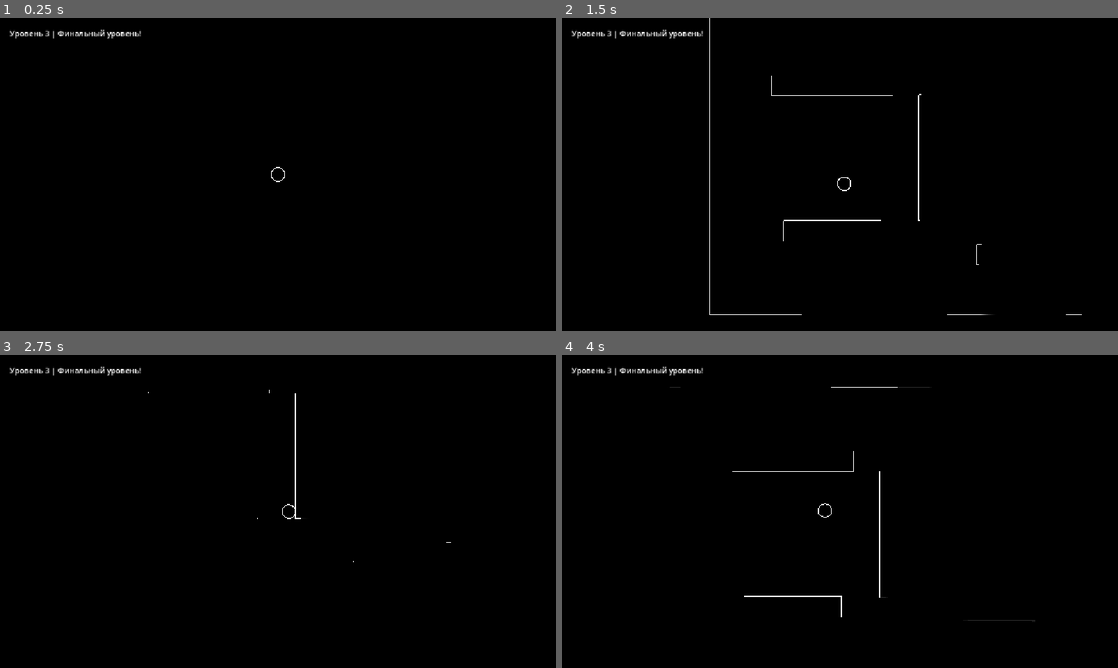
Above: before the commit, frames 1-4 (two rows, left to right).
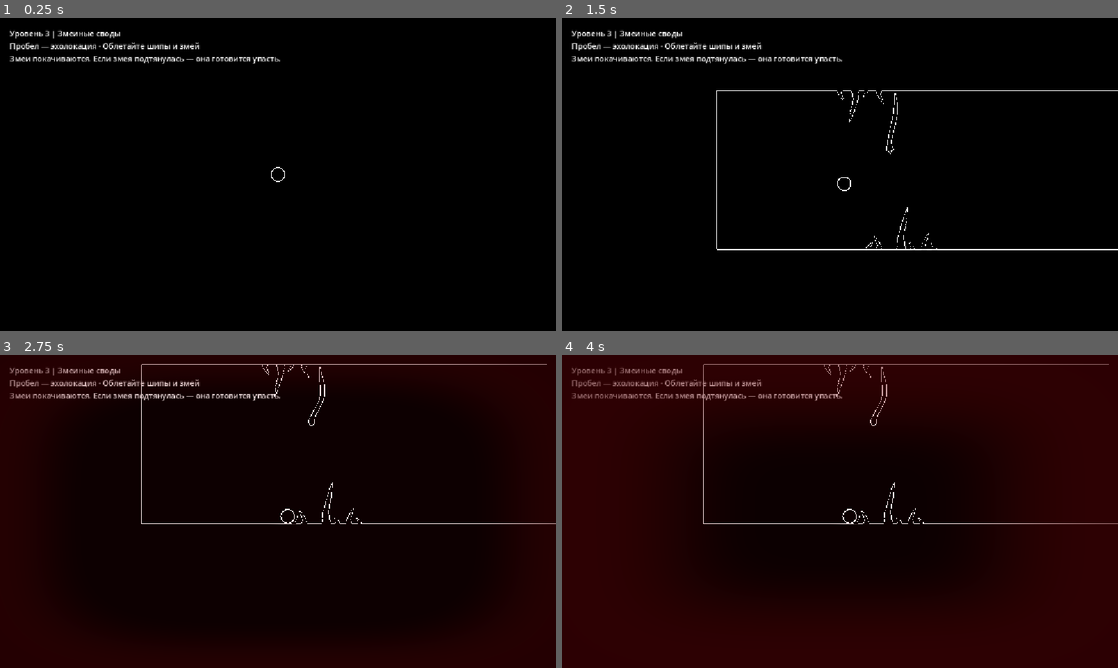
Above: after the commit, the same moments.

Repository: zhivushko/I-m_a_Bat
Game: Godot game, scene res://scenes/level/level_3.tscn
The game is run twice, just before and just after one commit, with the same random seed, the same clock (stepped at 60 frames per second) and the same inputs. This scene is started directly instead of the project's main scene.
Inputs:
- Up to frame 1 (0.25 s): no input
- Up to frame 2 (1.5 s): tap Enter (ui_accept) at 0.5, 0.77, 1.07 s; hold Right (ui_right) 0.53-1.28 s; hold Space 0.53-1.28 s; hold Down (ui_down) from 1.28 s (still down); tap Space at 1.35 s
- Up to frame 3 (2.75 s): tap Enter (ui_accept) at 1.52, 1.82 s; release Down (ui_down) at 2.03 s; hold Right (ui_right) from 2.03 s (still down); hold Space from 2.03 s (still down)
- Up to frame 4 (4 s): release Right (ui_right) at 2.78 s; release Space at 2.78 s; hold Up (ui_up) 2.78-3.53 s; tap Space at 2.85 s; tap Enter (ui_accept) at 3.02, 3.32, 3.77 s; hold Left (ui_left) from 3.53 s (still down); hold Space from 3.53 s (still down)

The runs differ from the first frame. In frame 1, 1.2% of the frame differs, in the area x 1-51%, y 3-15%; in frame 2, 2.3%; in frame 3, 36%; in frame 4, 75%, in the area x 0-100%, y 0-100%.

Commit message:
feat: add hanging snakes and a distinct cave layout to level three

Diff:
--- a/scenes/level/level_3.tscn
+++ b/scenes/level/level_3.tscn
@@ -4,6 +4,10 @@
 [ext_resource type="PackedScene" uid="uid://13n2vsfqwo72" path="res://scenes/player/Player.tscn" id="2_player"]
 [ext_resource type="PackedScene" path="res://scenes/world/LevelExit.tscn" id="3_exit"]
 [ext_resource type="AudioStream" uid="uid://crm2n880xhy36" path="res://assets/sounds/Gul.ogg" id="4_ss58e"]
+[ext_resource type="PackedScene" path="res://scenes/world/Wall.tscn" id="5_wall"]
+[ext_resource type="PackedScene" path="res://scenes/world/Spike.tscn" id="6_spike"]
+[ext_resource type="PackedScene" path="res://scenes/world/HangingSnake.tscn" id="7_snake"]
+[ext_resource type="PackedScene" path="res://scenes/fx/SoundPoint.tscn" id="8_sound"]
 
 [node name="Level3" type="Node2D" unique_id=880002118]
 script = ExtResource("1_main")
@@ -21,11 +25,213 @@
 
 [node name="Walls" type="Node2D" parent="." unique_id=903959270]
 
+
+[node name="TopBoundary" parent="Walls" instance=ExtResource("5_wall")]
+position = Vector2(880, 30)
+polygon_points = PackedVector2Array(-880, -30, 880, -30, 880, 30, -880, 30)
+
+[node name="BottomBoundary" parent="Walls" instance=ExtResource("5_wall")]
+position = Vector2(880, 1010)
+polygon_points = PackedVector2Array(-880, -30, 880, -30, 880, 30, -880, 30)
+
+[node name="LeftBoundary" parent="Walls" instance=ExtResource("5_wall")]
+position = Vector2(30, 520)
+polygon_points = PackedVector2Array(-30, -520, 30, -520, 30, 520, -30, 520)
+
+[node name="RightBoundary" parent="Walls" instance=ExtResource("5_wall")]
+position = Vector2(1730, 520)
+polygon_points = PackedVector2Array(-30, -520, 30, -520, 30, 520, -30, 520)
+
+[node name="LowerShelf" parent="Walls" instance=ExtResource("5_wall")]
+position = Vector2(480, 625)
+polygon_points = PackedVector2Array(-420, -25, 420, -25, 420, 25, -420, 25)
+
+[node name="UpperShelf" parent="Walls" instance=ExtResource("5_wall")]
+position = Vector2(1200, 345)
+polygon_points = PackedVector2Array(-500, -25, 500, -25, 500, 25, -500, 25)
+
+[node name="LowerFloorBud1" parent="Walls" instance=ExtResource("6_spike")]
+position = Vector2(376, 980)
+rotation = 0
+scale = Vector2(0.6, 0.17)
+
+[node name="LowerFloorSmall1" parent="Walls" instance=ExtResource("6_spike")]
+position = Vector2(397, 980)
+rotation = 0
+scale = Vector2(-0.7, 0.3)
+
+[node name="LowerFloorLong" parent="Walls" instance=ExtResource("6_spike")]
+position = Vector2(443, 980)
+rotation = 0
+scale = Vector2(1, 0.95)
+
+[node name="LowerFloorBud2" parent="Walls" instance=ExtResource("6_spike")]
+position = Vector2(466, 980)
+rotation = 0
+scale = Vector2(-0.55, 0.19)
+
+[node name="LowerFloorSmall2" parent="Walls" instance=ExtResource("6_spike")]
+position = Vector2(490, 980)
+rotation = 0
+scale = Vector2(0.7, 0.36)
+
+[node name="LowerFloorBud3" parent="Walls" instance=ExtResource("6_spike")]
+position = Vector2(512, 980)
+rotation = 0
+scale = Vector2(-0.5, 0.14)
+
+[node name="LowerRoofSmall1" parent="Walls" instance=ExtResource("6_spike")]
+position = Vector2(316, 650)
+rotation = 3.1415927
+scale = Vector2(-0.65, 0.24)
+
+[node name="LowerRoofLong" parent="Walls" instance=ExtResource("6_spike")]
+position = Vector2(348, 650)
+rotation = 3.1415927
+scale = Vector2(0.9, 0.72)
+
+[node name="LowerRoofBud" parent="Walls" instance=ExtResource("6_spike")]
+position = Vector2(371, 650)
+rotation = 3.1415927
+scale = Vector2(0.5, 0.16)
+
+[node name="LowerRoofSmall2" parent="Walls" instance=ExtResource("6_spike")]
+position = Vector2(397, 650)
+rotation = 3.1415927
+scale = Vector2(-0.7, 0.31)
+
+[node name="LowerShelfEndBud" parent="Walls" instance=ExtResource("6_spike")]
+position = Vector2(900, 608)
+rotation = 1.5707963
+scale = Vector2(0.5, 0.17)
+
+[node name="LowerShelfEndTooth" parent="Walls" instance=ExtResource("6_spike")]
+position = Vector2(900, 628)
+rotation = 1.5707963
+scale = Vector2(-0.75, 0.42)
+
+[node name="LowerShelfEndSmall" parent="Walls" instance=ExtResource("6_spike")]
+position = Vector2(900, 645)
+rotation = 1.5707963
+scale = Vector2(0.6, 0.24)
+
+[node name="MiddleFloorBud1" parent="Walls" instance=ExtResource("6_spike")]
+position = Vector2(628, 600)
+rotation = 0
+scale = Vector2(0.55, 0.16)
+
+[node name="MiddleFloorSmall" parent="Walls" instance=ExtResource("6_spike")]
+position = Vector2(651, 600)
+rotation = 0
+scale = Vector2(-0.7, 0.32)
+
+[node name="MiddleFloorBud2" parent="Walls" instance=ExtResource("6_spike")]
+position = Vector2(677, 600)
+rotation = 0
+scale = Vector2(0.55, 0.19)
+
+[node name="UpperRoofSmall1" parent="Walls" instance=ExtResource("6_spike")]
+position = Vector2(984, 370)
+rotation = 3.1415927
+scale = Vector2(-0.65, 0.25)
+
+[node name="UpperRoofLong" parent="Walls" instance=ExtResource("6_spike")]
+position = Vector2(1010, 370)
+rotation = 3.1415927
+scale = Vector2(0.9, 0.7)
+
+[node name="UpperRoofBud" parent="Walls" instance=ExtResource("6_spike")]
+position = Vector2(1033, 370)
+rotation = 3.1415927
+scale = Vector2(0.5, 0.16)
+
+[node name="UpperShelfEndSmall1" parent="Walls" instance=ExtResource("6_spike")]
+position = Vector2(700, 334)
+rotation = -1.5707963
+scale = Vector2(-0.6, 0.24)
+
+[node name="UpperShelfEndBud" parent="Walls" instance=ExtResource("6_spike")]
+position = Vector2(700, 355)
+rotation = -1.5707963
+scale = Vector2(0.5, 0.14)
+
+[node name="TopFloorBud1" parent="Walls" instance=ExtResource("6_spike")]
+position = Vector2(1453, 320)
+rotation = 0
+scale = Vector2(-0.55, 0.17)
+
+[node name="TopFloorSmall" parent="Walls" instance=ExtResource("6_spike")]
+position = Vector2(1475, 320)
+rotation = 0
+scale = Vector2(0.7, 0.32)
+
+[node name="TopFloorMedium" parent="Walls" instance=ExtResource("6_spike")]
+position = Vector2(1500, 320)
+rotation = 0
+scale = Vector2(-0.8, 0.55)
+
+[node name="TopFloorBud2" parent="Walls" instance=ExtResource("6_spike")]
+position = Vector2(1521, 320)
+rotation = 0
+scale = Vector2(0.55, 0.19)
+
+[node name="TopRoofSmall1" parent="Walls" instance=ExtResource("6_spike")]
+position = Vector2(1510, 60)
+rotation = 3.1415927
+scale = Vector2(-0.7, 0.3)
+
+[node name="TopRoofLong" parent="Walls" instance=ExtResource("6_spike")]
+position = Vector2(1540, 60)
+rotation = 3.1415927
+scale = Vector2(0.9, 0.9)
+
+[node name="TopRoofBud" parent="Walls" instance=ExtResource("6_spike")]
+position = Vector2(1563, 60)
+rotation = 3.1415927
+scale = Vector2(-0.5, 0.16)
+
+[node name="TopRoofSmall2" parent="Walls" instance=ExtResource("6_spike")]
+position = Vector2(1584, 60)
+rotation = 3.1415927
+scale = Vector2(0.65, 0.24)
+
+[node name="LowerHangingSnake" parent="Walls" instance=ExtResource("7_snake")]
+position = Vector2(430, 656)
+body_length = 110.0
+sway_amplitude = 15.0
+motion_phase = 0.3
+min_drop_delay = 18.0
+max_drop_delay = 30.0
+
+[node name="MiddleHangingSnake" parent="Walls" instance=ExtResource("7_snake")]
+position = Vector2(840, 376)
+body_length = 120.0
+sway_amplitude = 18.0
+motion_phase = 2.1
+min_drop_delay = 28.0
+max_drop_delay = 44.0
+
+[node name="DeepHangingSnake" parent="Walls" instance=ExtResource("7_snake")]
+position = Vector2(1180, 376)
+body_length = 165.0
+sway_amplitude = 20.0
+motion_phase = 4.4
+min_drop_delay = 38.0
+max_drop_delay = 58.0
+
+[node name="UpperHangingSnake" parent="Walls" instance=ExtResource("7_snake")]
+position = Vector2(1230, 66)
+body_length = 125.0
+sway_amplitude = 16.0
+motion_phase = 1.3
+min_drop_delay = 46.0
+max_drop_delay = 68.0
+
 [node name="Player" parent="." unique_id=893422595 instance=ExtResource("2_player")]
-position = Vector2(160, 360)
+position = Vector2(160, 800)
 
 [node name="LevelExit" parent="." unique_id=766345126 instance=ExtResource("3_exit")]
-position = Vector2(1150, 360)
+position = Vector2(1580, 210)
 current_level_index = 3
 
 [node name="UI" type="CanvasLayer" parent="." unique_id=1691415190]
@@ -33,9 +239,11 @@
 [node name="ControlHint" type="Label" parent="UI" unique_id=19731539]
 offset_left = 20.0
 offset_top = 20.0
-offset_right = 500.0
-offset_bottom = 70.0
-text = "Уровень 3 | Финальный уровень!"
+offset_right = 950.0
+offset_bottom = 115.0
+text = "Уровень 3 | Змеиные своды
+Пробел — эхолокация · Облетайте шипы и змей
+Змеи покачиваются. Если змея подтянулась — она готовится упасть."
 
 [node name="AmbientHum" type="AudioStreamPlayer" parent="." unique_id=1739622302]
 stream = ExtResource("4_ss58e")
@@ -44,3 +252,13 @@
 parameters/looping = true
 
 [node name="AudioPoints" type="Node2D" parent="." unique_id=59597524]
+
+[node name="LowerDrips" parent="AudioPoints" instance=ExtResource("8_sound")]
+position = Vector2(740, 840)
+
+[node name="MiddleRocks" parent="AudioPoints" instance=ExtResource("8_sound")]
+position = Vector2(580, 480)
+sound_type = "rock"
+
+[node name="UpperDrips" parent="AudioPoints" instance=ExtResource("8_sound")]
+position = Vector2(1360, 240)
--- /dev/null
+++ b/scenes/world/HangingSnake.tscn
@@ -0,0 +1,43 @@
+[gd_scene load_steps=2 format=3]
+
+[ext_resource type="Script" path="res://scenes/world/hanging_snake.gd" id="1_snake"]
+
+[node name="HangingSnake" type="AnimatableBody2D" groups=["hanging_snakes"]]
+collision_layer = 1
+collision_mask = 1
+sync_to_physics = false
+script = ExtResource("1_snake")
+
+[node name="BodyFill" type="Polygon2D" parent="."]
+color = Color(0, 0, 0, 1)
+
+[node name="Outline" type="Line2D" parent="."]
+width = 1.4
+default_color = Color(1, 1, 1, 1)
+joint_mode = 2
+antialiased = true
+
+[node name="LeftEye" type="Line2D" parent="."]
+width = 1.7
+default_color = Color(1, 1, 1, 1)
+antialiased = true
+
+[node name="RightEye" type="Line2D" parent="."]
+width = 1.7
+default_color = Color(1, 1, 1, 1)
+antialiased = true
+
+[node name="Tongue" type="Line2D" parent="."]
+width = 1.0
+default_color = Color(1, 1, 1, 1)
+antialiased = true
+
+[node name="TongueFork" type="Line2D" parent="."]
+width = 1.0
+default_color = Color(1, 1, 1, 1)
+antialiased = true
+
+[node name="DamageArea" type="Area2D" parent="."]
+collision_layer = 0
+collision_mask = 1
+monitorable = false
--- /dev/null
+++ b/scenes/world/hanging_snake.gd
@@ -0,0 +1,177 @@
+extends AnimatableBody2D
+
+enum State { HANGING, WARNING, FALLING, RESTING }
+
+const SONAR_SHADER: Shader = preload("res://assets/shaders/echo_wave.gdshader")
+const SEGMENTS: int = 16
+const WARNING_DURATION: float = 0.95
+
+@export_range(70.0, 230.0) var body_length: float = 130.0
+@export_range(4.0, 30.0) var sway_amplitude: float = 16.0
+@export_range(2.0, 18.0) var bob_amplitude: float = 8.0
+@export var motion_phase: float = 0.0
+@export var min_drop_delay: float = 24.0
+@export var max_drop_delay: float = 44.0
+
+@onready var body_fill: Polygon2D = $BodyFill
+@onready var outline: Line2D = $Outline
+@onready var left_eye: Line2D = $LeftEye
+@onready var right_eye: Line2D = $RightEye
+@onready var tongue: Line2D = $Tongue
+@onready var tongue_fork: Line2D = $TongueFork
+@onready var damage_area: Area2D = $DamageArea
+
+var state: State = State.HANGING
+var drop_timer: float = 0.0
+var phase: float = 0.0
+var state_time: float = 0.0
+var fall_velocity: Vector2 = Vector2.ZERO
+var shader_material: ShaderMaterial
+var reveal_tween: Tween
+var spine: PackedVector2Array
+var body_segments: Array[CollisionShape2D] = []
+var damage_segments: Array[CollisionShape2D] = []
+var head_collision: CollisionShape2D
+var head_damage: CollisionShape2D
+
+func _ready() -> void:
+	phase = motion_phase
+	drop_timer = randf_range(maxf(1.0, min_drop_delay), maxf(min_drop_delay, max_drop_delay))
+	shader_material = ShaderMaterial.new()
+	shader_material.shader = SONAR_SHADER
+	for line: Line2D in [outline, left_eye, right_eye, tongue, tongue_fork]:
+		line.material = shader_material
+	var fill_material := CanvasItemMaterial.new()
+	fill_material.light_mode = CanvasItemMaterial.LIGHT_MODE_UNSHADED
+	body_fill.material = fill_material
+	for index in range(SEGMENTS):
+		body_segments.append(_add_capsule(self, 4.2))
+		damage_segments.append(_add_capsule(damage_area, 6.2))
+	head_collision = _add_circle(self, 7.0)
+	head_damage = _add_circle(damage_area, 9.0)
+	damage_area.body_entered.connect(_on_body_entered)
+	_update_shape()
+
+func _add_capsule(parent: Node, radius: float) -> CollisionShape2D:
+	var collision := CollisionShape2D.new()
+	var capsule := CapsuleShape2D.new()
+	capsule.radius = radius
+	capsule.height = radius * 2.0
+	collision.shape = capsule
+	parent.add_child(collision)
+	return collision
+
+func _add_circle(parent: Node, radius: float) -> CollisionShape2D:
+	var collision := CollisionShape2D.new()
+	var circle := CircleShape2D.new()
+	circle.radius = radius
+	collision.shape = circle
+	parent.add_child(collision)
+	return collision
+
+func _physics_process(delta: float) -> void:
+	phase += delta
+	state_time += delta
+	match state:
+		State.HANGING:
+			drop_timer -= delta
+			if drop_timer <= 0.0:
+				state = State.WARNING
+				state_time = 0.0
+		State.WARNING:
+			if state_time >= WARNING_DURATION:
+				state = State.FALLING
+				state_time = 0.0
+				fall_velocity = Vector2(sin(motion_phase + phase) * 22.0, 25.0)
+		State.FALLING:
+			fall_velocity.y = minf(fall_velocity.y + 760.0 * delta, 600.0)
+			var collision := move_and_collide(fall_velocity * delta)
+			if collision:
+				_on_body_entered(collision.get_collider())
+				if collision.get_normal().y < -0.4:
+					state = State.RESTING
+					state_time = 0.0
+					fall_velocity = Vector2.ZERO
+				else:
+					fall_velocity = fall_velocity.slide(collision.get_normal())
+	_update_shape()
+
+func _update_shape() -> void:
+	spine = PackedVector2Array()
+	var warning := state == State.WARNING
+	var sway := sway_amplitude * (1.45 if warning else 1.0)
+	var length_now := body_length + sin(phase * 0.85 + motion_phase) * bob_amplitude
+	if warning:
+		length_now -= sin(clampf(state_time / WARNING_DURATION, 0.0, 1.0) * PI) * 18.0
+	for index in range(SEGMENTS + 1):
+		var t := float(index) / SEGMENTS
+		var x := (sin(phase * 1.05 - t * 4.4) * sway + sin(phase * 1.6 + t * 7.0) * 3.0) * t
+		var point := Vector2(x, t * length_now)
+		if state == State.RESTING:
+			var coil := Vector2((t - 0.5) * 50.0,
+				body_length - 16.0 - sin(t * TAU + phase * 0.12) * 5.0 - sin(t * PI) * 9.0)
+			point = point.lerp(coil, smoothstep(0.0, 0.45, state_time))
+		spine.append(point)
+	var left := PackedVector2Array()
+	var right := PackedVector2Array()
+	for index in range(spine.size()):
+		var direction := (spine[mini(index + 1, SEGMENTS)] - spine[maxi(index - 1, 0)]).normalized()
+		var normal := Vector2(-direction.y, direction.x)
+		var t := float(index) / SEGMENTS
+		var width := lerpf(1.2, 4.2, smoothstep(0.0, 0.3, t))
+		width = lerpf(width, 7.0, smoothstep(0.87, 1.0, t))
+		left.append(spine[index] + normal * width)
+		right.append(spine[index] - normal * width)
+	var head := spine[SEGMENTS]
+	var head_direction := (head - spine[SEGMENTS - 1]).normalized()
+	var head_normal := Vector2(-head_direction.y, head_direction.x)
+	var polygon := left.duplicate()
+	polygon.append(head + head_direction * 7.0)
+	right.reverse()
+	polygon.append_array(right)
+	body_fill.polygon = polygon
+	polygon.append(polygon[0])
+	outline.points = polygon
+	_set_eye(left_eye, head + head_normal * 3.4 + head_direction * 1.0, head_direction)
+	_set_eye(right_eye, head - head_normal * 3.4 + head_direction * 1.0, head_direction)
+	tongue.visible = warning or (state != State.FALLING and sin(phase * 1.7) > 0.94)
+	tongue_fork.visible = tongue.visible
+	var mouth := head + head_direction * 7.0
+	var fork := mouth + head_direction * 7.0
+	tongue.points = PackedVector2Array([mouth, fork, fork + head_direction * 3.0 + head_normal * 3.0])
+	tongue_fork.points = PackedVector2Array([fork, fork + head_direction * 3.0 - head_normal * 3.0])
+	for index in range(SEGMENTS):
+		_update_capsule(body_segments[index], spine[index], spine[index + 1])
+		_update_capsule(damage_segments[index], spine[index], spine[index + 1])
+	head_collision.position = head
+	head_damage.position = head
+
+func _set_eye(eye: Line2D, point: Vector2, direction: Vector2) -> void:
+	eye.points = PackedVector2Array([point, point + direction * 1.3])
+
+func _update_capsule(collision: CollisionShape2D, start: Vector2, end: Vector2) -> void:
+	var capsule: CapsuleShape2D = collision.shape
+	capsule.height = start.distance_to(end) + capsule.radius * 2.0
+	collision.position = (start + end) * 0.5
+	collision.rotation = (end - start).angle() - PI * 0.5
+
+func reveal(duration: float = 3.0) -> void:
+	if reveal_tween and reveal_tween.is_running():
+		reveal_tween.kill()
+	_set_reveal_alpha(1.0)
+	reveal_tween = create_tween()
+	reveal_tween.tween_method(_set_reveal_alpha, 1.0, 0.0, duration).set_trans(Tween.TRANS_SINE).set_ease(Tween.EASE_IN_OUT)
+
+func _set_reveal_alpha(value: float) -> void:
+	shader_material.set_shader_parameter("reveal_alpha", value)
+
+func update_sonar_waves(centers: Array, radii: Array, max_radii: Array, alphas: Array) -> void:
+	shader_material.set_shader_parameter("wave_centers", centers)
+	shader_material.set_shader_parameter("wave_radii", radii)
+	shader_material.set_shader_parameter("max_radii", max_radii)
+	shader_material.set_shader_parameter("global_alphas", alphas)
+	shader_material.set_shader_parameter("active_waves_count", centers.size())
+
+func _on_body_entered(body: Node) -> void:
+	if body == get_tree().current_scene.get_node_or_null("Player"):
+		body.die()
--- /dev/null
+++ b/tests/test_level_3.gd
@@ -0,0 +1,127 @@
+# Run: Godot --headless --path . --fixed-fps 60 --audio-driver Dummy --script res://tests/test_level_3.gd
+extends SceneTree
+
+var failed: bool = false
+
+func _initialize() -> void:
+	run.call_deferred()
+
+func check(condition: bool, message: String) -> void:
+	if condition:
+		print("PASS: ", message)
+	else:
+		failed = true
+		push_error(message)
+
+func travel(player: CharacterBody2D, target: Vector2) -> bool:
+	for frame in range(400):
+		await physics_frame
+		if not is_instance_valid(player) or player.get("is_dead"):
+			return false
+		var distance := target - player.global_position
+		if distance.length() < 4.0:
+			player.velocity = Vector2.ZERO
+			return true
+		player.velocity = distance.normalized() * minf(220.0, distance.length() * 60.0)
+		player.move_and_slide()
+	return false
+
+func run() -> void:
+	var scene = load("res://scenes/level/level_3.tscn").instantiate()
+	root.add_child(scene)
+	current_scene = scene
+	await process_frame
+	var player: CharacterBody2D = scene.get_node("Player")
+	player.set_physics_process(false)
+	player.set_process_unhandled_input(false)
+	scene.get_node("LevelExit").monitoring = false
+	var snakes := get_nodes_in_group("hanging_snakes")
+	check(snakes.size() == 4, "Level 3 has four independent hanging snakes")
+	var spikes: Array = scene.get_node("Walls").get_children().filter(func(node): return node.has_node("DamageArea") and not node.is_in_group("hanging_snakes"))
+	check(not spikes.is_empty(), "Level 3 reuses the cave spike scene in a separate layout")
+	for snake in snakes:
+		check(snake.drop_timer >= 18.0, "A snake cannot fall immediately after level entry")
+		snake.drop_timer = 1000.0
+	var snake = scene.get_node("Walls/MiddleHangingSnake")
+	var anchor: Vector2 = snake.position
+	var initial_head: Vector2 = snake.spine[16]
+	var head_min := initial_head
+	var head_max := initial_head
+	for frame in range(240):
+		await physics_frame
+		var head_position: Vector2 = snake.spine[16]
+		head_min = head_min.min(head_position)
+		head_max = head_max.max(head_position)
+	check(head_max.x - head_min.x > 4.0 and head_max.y - head_min.y > 4.0, "Hanging snakes sway sideways and bob vertically")
+	check(snake.position == anchor and snake.spine[0].length() < 0.01, "The hanging tail remains attached to the ceiling")
+	check(snake.body_fill.color == Color.BLACK and snake.outline.default_color == Color.WHITE, "Snake visuals use white outlines without a bright fill")
+	check(not Geometry2D.triangulate_polygon(snake.body_fill.polygon).is_empty(), "The animated snake outline remains a valid polygon")
+	for target in [Vector2(250, 840), Vector2(1020, 840), Vector2(1020, 550), Vector2(580, 550), Vector2(580, 240), Vector2(1390, 240), Vector2(1390, 210), Vector2(1580, 210)]:
+		var reached := await travel(player, target)
+		check(reached, "Safe route reaches " + str(target))
+		if not reached:
+			quit(1)
+			return
+	check(player.position.distance_to(scene.get_node("LevelExit").position) < 4.0, "The new cave route reaches the final exit")
+	player.position = Vector2(750, 540)
+	player.spawn_sound_wave(8.5, 3.5, 64, 1.5)
+	for frame in range(45):
+		await physics_frame
+	check(snake.shader_material.get_shader_parameter("active_waves_count") > 0, "Snakes receive the same echolocation waves as walls")
+	check(snake.shader_material.get_shader_parameter("reveal_alpha") != null, "Sonar physics reveals a hanging snake")
+	for frame in range(240):
+		await physics_frame
+	check(snake.shader_material.get_shader_parameter("active_waves_count") == 0 and snake.shader_material.get_shader_parameter("reveal_alpha") < 0.01, "Snakes fade back into darkness after echolocation")
+	var falling_snake = scene.get_node("Walls/DeepHangingSnake")
+	var hanging_position: Vector2 = falling_snake.position
+	falling_snake.drop_timer = 0.0
+	for frame in range(3):
+		await physics_frame
+	check(falling_snake.state == falling_snake.State.WARNING, "A warning precedes a fall")
+	for frame in range(25):
+		await physics_frame
+	check(falling_snake.state == falling_snake.State.WARNING and falling_snake.position == hanging_position, "The warning gives time to react before detachment")
+	for frame in range(45):
+		await physics_frame
+	check(falling_snake.state == falling_snake.State.FALLING and falling_snake.position.y > hanging_position.y, "The snake detaches and falls under gravity")
+	for frame in range(180):
+		await physics_frame
+	check(falling_snake.state == falling_snake.State.RESTING, "A fallen snake lands and remains on the cave floor")
+	check(not Geometry2D.triangulate_polygon(falling_snake.body_fill.polygon).is_empty(), "The resting snake retains a valid outline")
+	var landed_position: Vector2 = falling_snake.position
+	for frame in range(120):
+		await physics_frame
+	check(falling_snake.position == landed_position, "A fallen snake does not repeat its drop")
+	player.position = falling_snake.to_global(falling_snake.spine[16])
+	for frame in range(4):
+		await process_frame
+	check(player.get("is_dead") and paused, "Physical contact with a snake triggers the existing death effect")
+	for frame in range(150):
+		await process_frame
+	check(not paused and current_scene.get_node("Player").position == Vector2(160, 800), "Snake death restarts level 3 at its own spawn")
+	var respawned_player = current_scene.get_node("Player")
+	respawned_player.set_physics_process(false)
+	for frame in range(4320):
+		await physics_frame
+	for natural_snake in get_nodes_in_group("hanging_snakes"):
+		check(natural_snake.state == natural_snake.State.RESTING, "A naturally scheduled rare fall lands safely")
+	respawned_player.position = current_scene.get_node("LevelExit").position
+	for frame in range(60):
+		await process_frame
+	var screen: Node = null
+	for child in root.get_children():
+		if child.has_method("setup_screen"):
+			screen = child
+	check(paused and screen != null, "The final completion screen opens")
+	if screen:
+		check(screen.current_level_index == 3 and screen.title_label.text.contains("Игра пройдена"), "Level 3 still completes the game")
+		screen._on_next_level_button_pressed()
+		for frame in range(4):
+			await process_frame
+		check(not paused and current_scene.scene_file_path.ends_with("MainMenu.tscn"), "Finishing the game returns to the main menu")
+	paused = false
+	current_scene.queue_free()
+	await process_frame
+	if not failed:
+		print("ALL LEVEL 3 CHECKS PASSED")
+	quit(1 if failed else 0)
Not shown, added: scenes/world/hanging_snake.gd.uid
Not shown, added: tests/test_level_3.gd.uid
